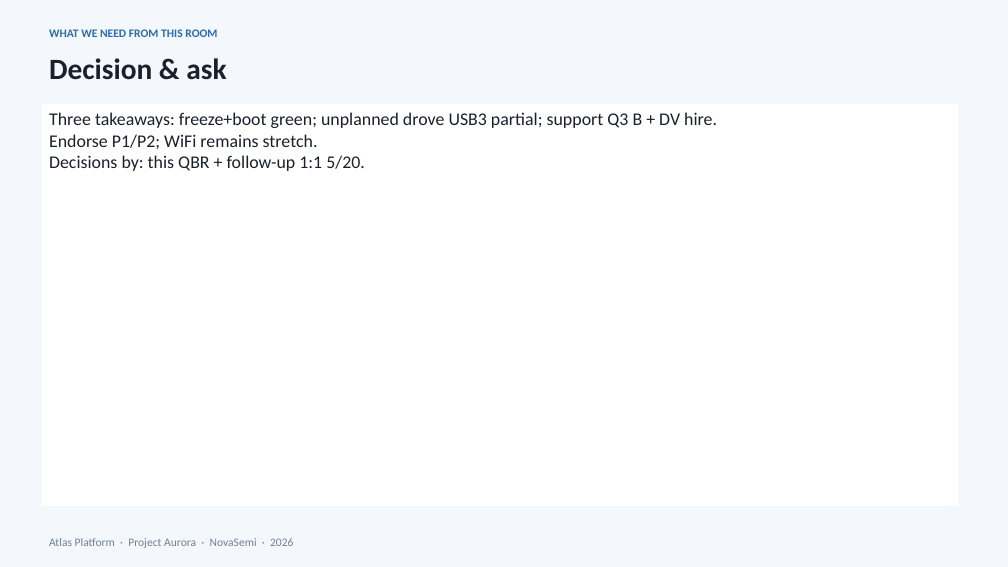
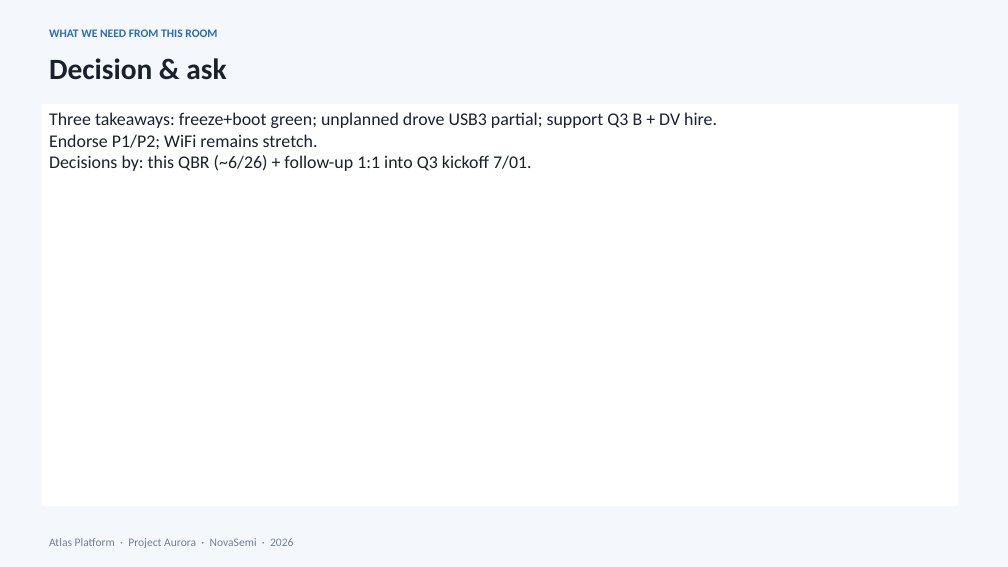
Before and after one commit to peter0749/MindsetMD, a slide deck: slide 7 of skills/presentations/assets/pptx/examples/09-period-end-review.pptx. Drawn at 1008x567 pixels with LibreOffice and Linux fonts; fonts in the diff are those of the drawing. Boxes give left, top, right and bottom in pixels: in the first picture for what was removed or moved away, otherwise in the second. Text is boxed around its words. In the diff, an @@ line names an element or a change of style, - is before the commit and + after.

```diff
--- a/skills/presentations/assets/pptx/examples/09-period-end-review.pptx
+++ b/skills/presentations/assets/pptx/examples/09-period-end-review.pptx
@@ text in rectangle at bbox=[49, 155, 532, 171]: text changed @@
-Decisions by: this QBR + follow-up 1:1 5/20.
+Decisions by: this QBR (~6/26) + follow-up 1:1 into Q3 kickoff 7/01.
```
Also in this commit, not shown: 2 other slides changed, 20 other files.
